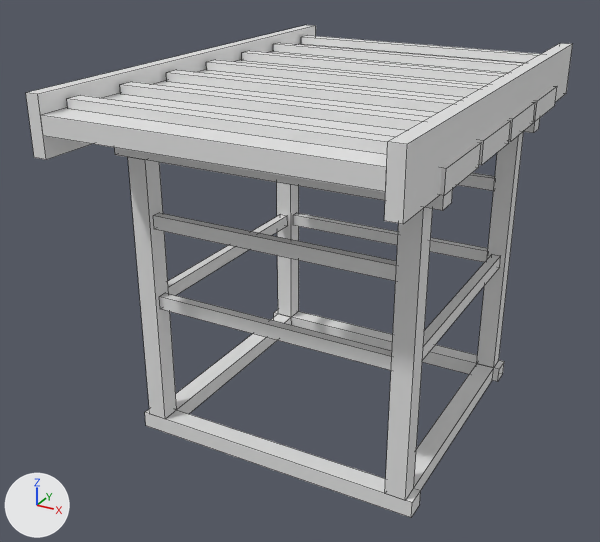
An edit to the OBJ model Assets/Models/walkway.obj, drawn before and after from the same camera.
One viewpoint serves both versions: a 50 mm lens placed at (2.1, -4.28, 0.92), pointed at (-0.21, -0.08, -1.18). The lights are fixed; the arrows at lower left show +X, +Y and +Z. The first picture is the older version. Mesh edges are drawn as thin lines. Where no turn or scale is listed for an object, it has been applied to the vertices.

Objects in the first picture: 'WalkwayDeck', 'WalkwayFoot', 'WalkwayStairs'.
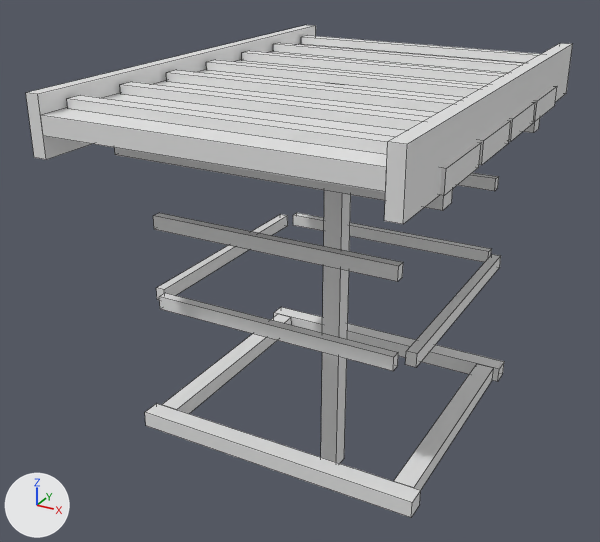
What differs and where, as boxes (x1, y1, x2, y2) in the pictures (600 x 542 px):
'WalkwayDeck', reshaped (31% shorter): before (114, 86, 557, 500); after (114, 86, 557, 371)
'WalkwayLeg', added: after (321, 83, 351, 464)
part 1 of me_walkwaydeck, deleted: before (277, 183, 299, 317)
part 2 of me_walkwaydeck, deleted: before (385, 207, 432, 500)
part 3 of me_walkwaydeck, deleted: before (477, 132, 524, 368)
part 4 of me_walkwaydeck, deleted: before (128, 157, 177, 419)

Diff of the bpy script that builds the scene:
```diff
--- a/Assets/Models/walkway.obj.py
+++ b/Assets/Models/walkway.obj.py
@@ me_walkwaydeck @@
 # used by ob_walkwaydeck; location = (0.0, 0.0, 0.0)
-me_walkwaydeck.from_pydata(...)  # 128 vertices, 96 faces; spans x -1.0..1.0, y -1.0..1.0, z -2.0..-0.1
+me_walkwaydeck.from_pydata(...)  # 96 vertices, 72 faces; spans x -1.0..1.0, y -1.0..1.0, z -1.25..-0.1
+# me_walkwaydeck part 1: the loose piece of 8 vertices spanning x -0.86..-0.74, y 0.74..0.86, z -2.0..-0.34 is deleted
+# me_walkwaydeck part 2: the loose piece of 8 vertices spanning x 0.74..0.86, y -0.86..-0.74, z -2.0..-0.34 is deleted
+# me_walkwaydeck part 3: the loose piece of 8 vertices spanning x 0.74..0.86, y 0.74..0.86, z -2.0..-0.34 is deleted
+# me_walkwaydeck part 4: the loose piece of 8 vertices spanning x -0.86..-0.74, y -0.86..-0.74, z -2.0..-0.34 is deleted
@@ me_walkwayleg @@
+me_walkwayleg.from_pydata(...)  # a box spanning x -0.06..0.06, y -0.06..0.06, z -2.6..0.0
@@ ob_walkwayleg @@
+ob_walkwayleg = bpy.data.objects.new('WalkwayLeg', me_walkwayleg)
+ob_walkwayleg.location = (0.0, 0.0, 0.0)
```
